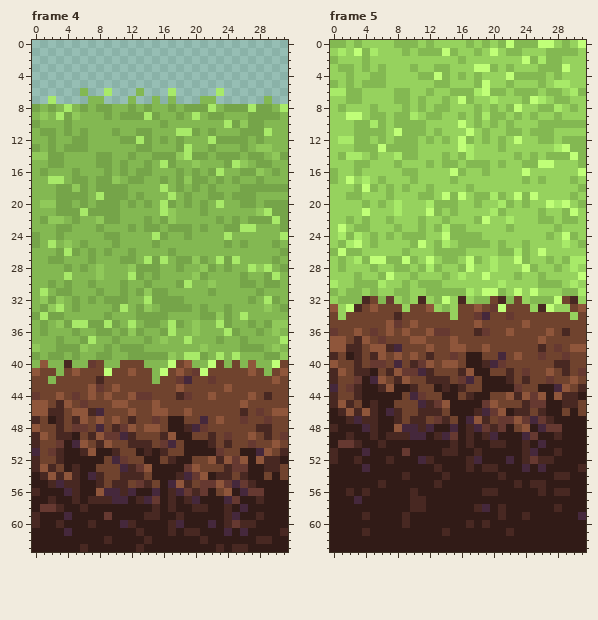
File history of a pixel-art file, src/main/resources/sprites/tiles.aseprite. This is how it looked before the edit.
32x64 pixels, 5 frames. Colours within 5 levels of each other are drawn and written as one. Shown: frame 4, frame 5. The commit also changed other frames, which this record leaves out.
Now the later version:
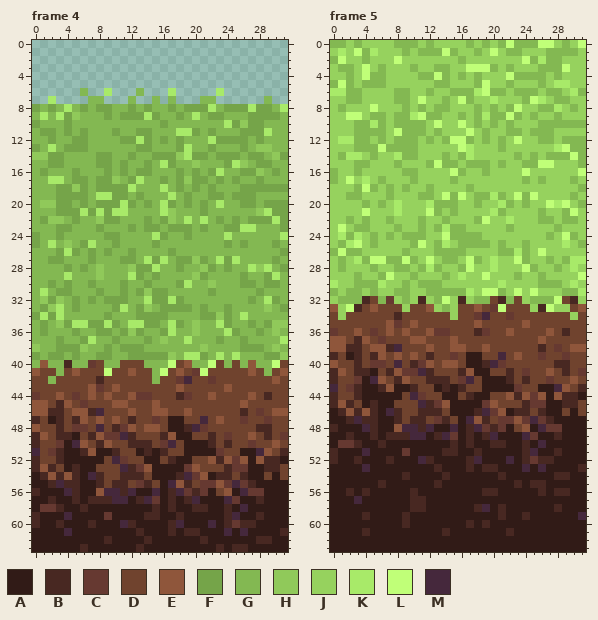
Palette (. is transparent): A #311b17  B #482822  C #663931  D #70432e  E #8f563b  F #75a449  G #83b852  H #90c95a  J #96d25e  K #a8ea69  L #c0ff78  M #45283c
Edits made:
Frame 4:
The edit turns colour F into colour K in row 13 at x 2; in row 17 at x 13; in row 19 at x 9; in row 21 at x 8 and 10; in row 28 at x 15; in row 32 at x 17.
The edit turns colour F into colour K in row 34 at x 3.
The edit turns colour G into colour K in row 18 at x 12; in rows 20 to 21 at x 11; in row 22 at x 19 and 21; in row 25 at x 7; in row 35 at x 13.
The edit turns colour H into colour K in row 9 at x 1.
Frame 5:
The edit turns colour G into colour L in row 3 at x 4; in row 7 at x 11; in row 8 at x 5.
The edit turns colour J into colour L in row 2 at x 1 and 8; in row 3 at x 17; in row 4 at x 4; in row 5 at x 1; in row 9 at x 11 and 22; in row 10 at x 13.
The edit turns colour J into colour L in row 12 at x 15; in row 15 at x 13.
